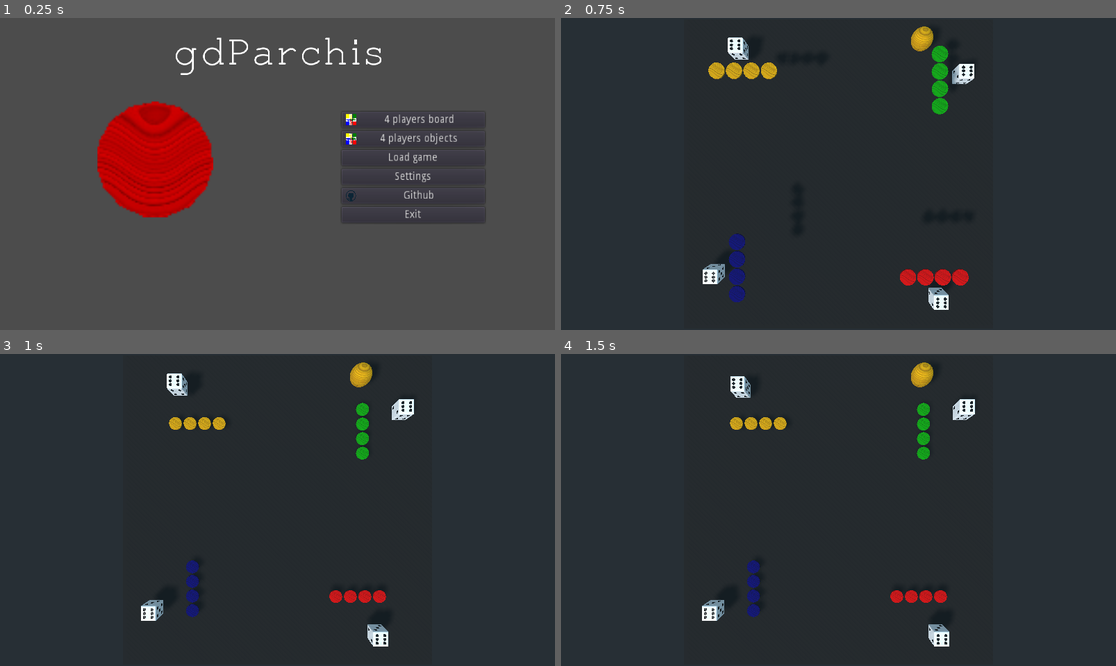
Above: before the commit, frames 1-4 (two rows, left to right).
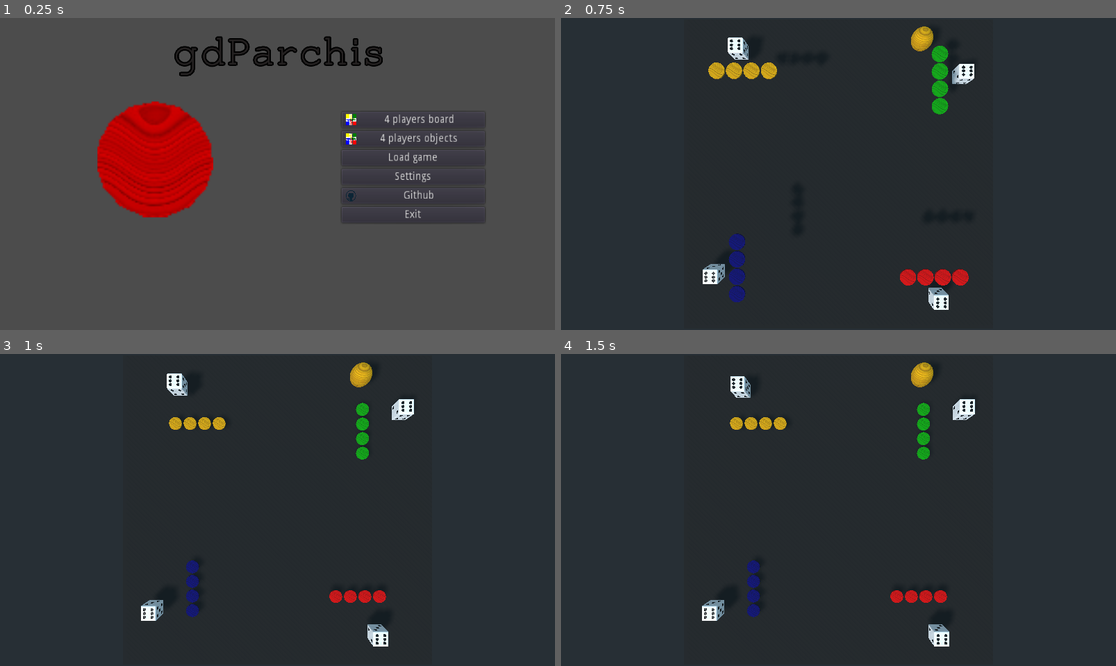
Above: after the commit, the same moments.

Repository: turulomio/gdparchis
Game: Godot game, scene res://scenes/Main.tscn
Same seed, same stepped clock (60 frames per second), same inputs: the game is played once before the commit and once after it.
Inputs (mouse positions are in pixels of both pictures, inside the frame that each line leads up to):
- Up to frame 1 (0.25 s): no input
- Up to frame 2 (0.75 s): click "4 players board" at 0.5 s
- Up to frame 3 (1 s): no input
- Up to frame 4 (1.5 s): move the mouse to (960, 494) at 1.27 s; click (960, 494) at 1.35 s

The runs differ from the first frame. In frame 1, 1.4% of the frame differs, in the area x 31-69%, y 5-19%; in frame 2, nothing differs; in frame 3, nothing differs; in frame 4, nothing differs.

Commit message:
Improving main scene

Diff:
--- a/fonts/font.tres
+++ b/fonts/font.tres
@@ -4,5 +4,6 @@
 
 [resource]
 size = 150
-outline_color = Color( 0.435294, 0.113725, 0.113725, 1 )
+outline_size = 5
+outline_color = Color( 0, 0, 0, 1 )
 font_data = ExtResource( 1 )
--- a/scenes/Main.tscn
+++ b/scenes/Main.tscn
@@ -102,6 +102,7 @@
 [node name="Label" type="Label" parent="."]
 margin_right = 1925.0
 margin_bottom = 250.0
+custom_colors/font_color = Color( 0.145098, 0.133333, 0.133333, 1 )
 custom_fonts/font = ExtResource( 4 )
 text = "gdParchis"
 align = 1
